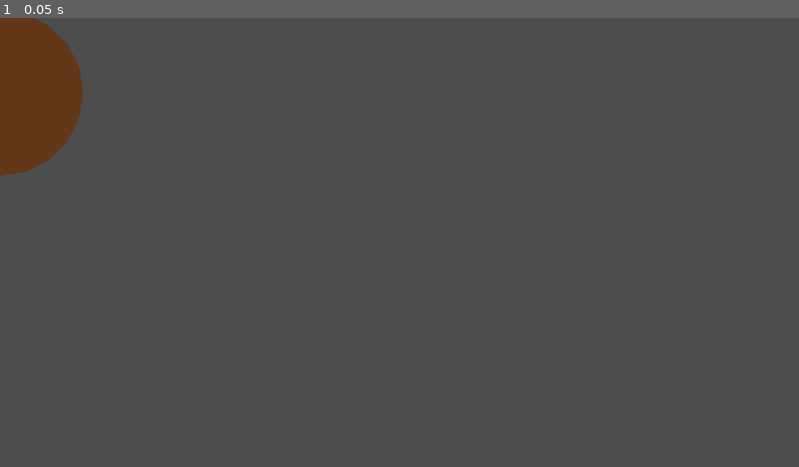
Above: before the commit, frame 1.
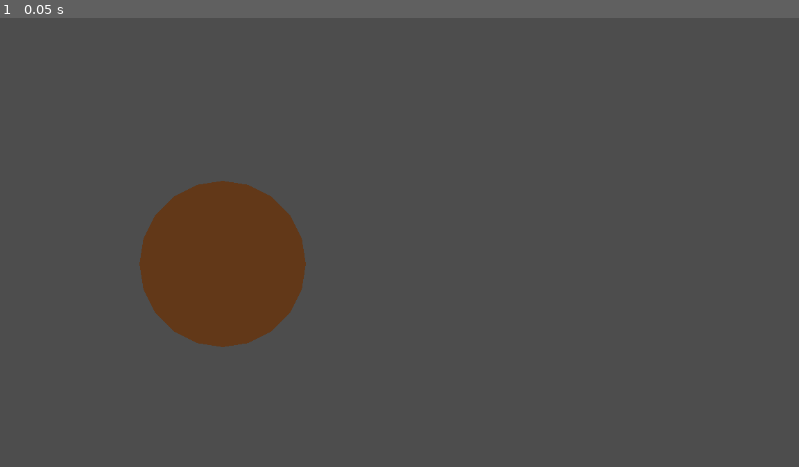
Above: after the commit, the same moment.

Repository: Fanny-Pack-Studios/medialunas-ggj23
Game: Godot game, scene res://src/Trimmer.tscn
Two runs of this game, one before a commit and one after it. Both use one fixed random seed, a clock stepped at 60 frames per second and the inputs below.
Inputs:
- Up to frame 1 (0.05 s): no input

The runs differ from the first frame. In frame 1, 8.9% of the frame differs, in the area x 0-39%, y 0-74%.

Commit message:
Fix global pos in Mata

Diff:
--- a/bonsai-shop/src/Mata.gd
+++ b/bonsai-shop/src/Mata.gd
@@ -30,6 +30,6 @@
 func cut(new_polygon: PackedVector2Array):
 	var results = Geometry2D.clip_polygons(polygon, new_polygon)
 	for result in results:
-		if Geometry2D.is_point_in_polygon(global_position, result):
+		if Geometry2D.is_point_in_polygon(geo_center, result):
 			polygon = result
 			return
--- a/bonsai-shop/src/Trimmer.tscn
+++ b/bonsai-shop/src/Trimmer.tscn
@@ -9,3 +9,4 @@
 cutter_scene = ExtResource("2_v0eyp")
 
 [node name="Mata" parent="." instance=ExtResource("3_4yi4j")]
+position = Vector2(321, 247)
